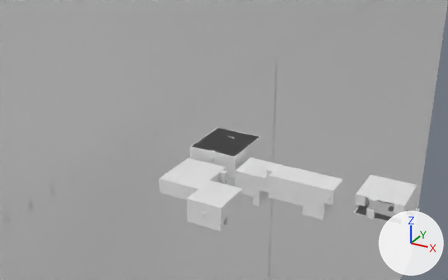
Before and after pictures for a commit that changed the Blender file scenes/intro.blend.
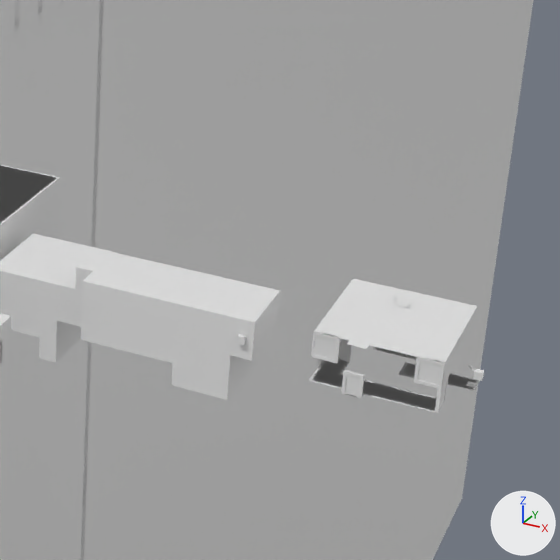
Old and new are each drawn from a 50 mm lens placed at (208.0, -242.7, 101.3), pointed at (119.1, -81.0, 20.4) and again close up on the part from 53% to 100% of the width and 25% to 100% of the height. Lighting does not change. The marker at lower right points along +X, +Y and +Z.
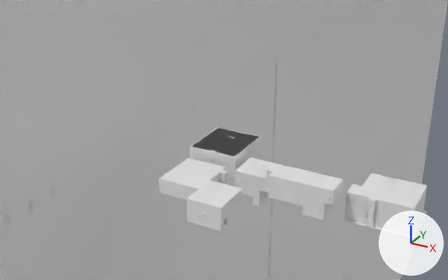
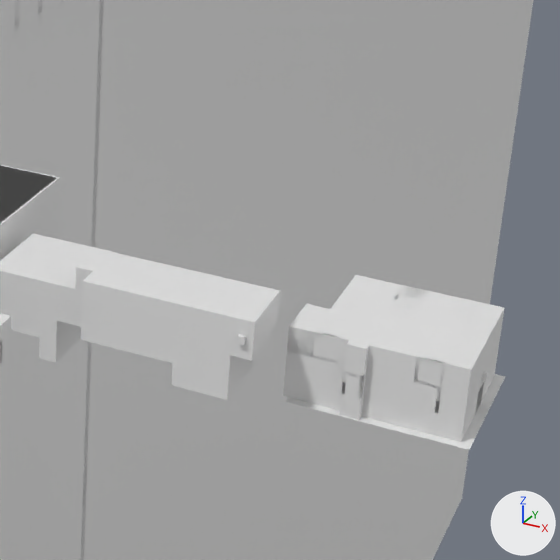
Location of each change, [x1, y1, x2, y2] in pixels of the close-ups (560 x 560 px; the box of a moved part takes in the faces that stretch with it):
```json
{"object": "Plane.026", "change": "added", "after": [283, 310, 504, 442]}
{"object": "Plane.029", "change": "reshaped", "before": [314, 279, 477, 363], "after": [314, 275, 504, 368], "on screen": "16% wider, 11% taller"}
{"object": "Plane.025", "change": "reshaped", "before": [309, 348, 480, 412], "after": [307, 381, 484, 435]}
{"object": "Plane.027", "change": "reshaped", "before": [318, 323, 468, 387], "after": [287, 284, 502, 387]}
{"object": "Plane.028", "change": "added", "after": [285, 374, 506, 450]}
{"object": "Cube.256", "change": "moved", "before": [473, 369, 484, 381], "after": [482, 371, 488, 382]}
{"part": 2, "of": "me_plane_027", "change": "added", "after": [287, 304, 330, 357]}
{"part": 3, "of": "me_plane_027", "change": "added", "after": [445, 303, 502, 387]}
{"part": 4, "of": "me_plane_027", "change": "added", "after": [392, 284, 427, 300]}
{"part": 5, "of": "me_plane_029", "change": "moved or reshaped", "before": [320, 279, 477, 363], "after": [320, 275, 504, 368]}
```

The change, as JSON lines over the scene's bpy script:
```json
{"block": "me_plane_024", "where": "# used by ob_plane_025; location = (165.5, -71.2, 0.0)"}
{"op": "remove", "block": "me_plane_024", "code": "me_plane_024.from_pydata(...)  # 36 vertices, 15 faces; spans x -4.5..13.5, y -0.8..16.2, z 0.0"}
{"op": "add", "block": "me_plane_024", "code": "me_plane_024.from_pydata(...)  # 72 vertices, 66 faces; spans x -4.5..14.0, y -0.8..16.2, z -3.0..0.0"}
{"block": "me_plane_024", "change": "me_plane_024 part 1"}
{"block": "me_plane_024", "change": "15 faces are deleted"}
{"block": "me_plane_024", "change": "2 vertices move from x 13.5, y 7.2..10.2, z 0.0 to x 14.0, y 7.2..10.2, z 0.0"}
{"block": "me_plane_024", "change": "36 new vertices lie (0.0, 0.0, -3.0) away from vertices in x -4.5..13.5, y -0.8..16.2, z 0.0"}
{"block": "me_plane_024", "change": "66 new faces join them"}
{"block": "me_plane_027", "where": "# used by ob_plane_027; location = (161.0, -66.0, 4.9); rotation_euler = (4.712, 0.0, 4.712), in degrees (270, 0, 270)"}
{"op": "remove", "block": "me_plane_027", "code": "me_plane_027.from_pydata(...)  # 30 vertices, 12 faces; spans x -11.0..5.0, y -1.7..4.9, z 0.0..15.5"}
{"op": "add", "block": "me_plane_027", "code": "me_plane_027.from_pydata(...)  # 60 vertices, 42 faces; spans x -12.2..5.0, y -1.7..4.9, z -3.0..18.5"}
{"block": "me_plane_027", "change": "me_plane_027 part 2: 12 vertices added at x -2.0..5.0, y -1.7..4.9, z -3.0"}
{"block": "me_plane_027", "change": "me_plane_027 part 3: 10 vertices added at x -11.0..5.0, y -1.7..4.9, z 18.5"}
{"block": "me_plane_027", "change": "me_plane_027 part 4: 8 vertices added at x -12.2, y -1.7..4.9, z 4.6..9.0"}
{"block": "me_plane_029", "where": "me_plane_029.from_pydata(...)  # 14 vertices, 7 faces; spans x -4.5..11.0, y -0.8..16.2, z 0.0"}
{"block": "me_plane_029", "where": "# used by ob_plane_029; location = (165.5, -71.2, 6.6)"}
{"block": "me_plane_029", "where": "# before: 10 (-4.5, 16.2, 0.0) at pixel (353, 278), 11 (-0.2, 16.2, 0.0) at pixel (386, 285), 12 (2.2, 16.2, 0.0) at pixel (405, 290)"}
{"block": "me_plane_029", "change": "me_plane_029 part 5"}
{"op": "add", "block": "me_plane_029", "code": "for i in [10, 11, 12]: me_plane_029.vertices[i].co += Vector((0.0, 1.2, 0.0))"}
{"op": "set", "path": "me_plane_029.vertices[8].co", "old": "(11.0, 0.2, 0.0)", "new": "(14.0, 0.2, 0.0)", "note": "pixel (444, 363) -> pixel (471, 369)"}
{"op": "set", "path": "me_plane_029.vertices[9].co", "old": "(11.0, 2.5, 0.0)", "new": "(14.0, 2.5, 0.0)", "note": "pixel (449, 354) -> pixel (476, 360)"}
{"op": "set", "path": "me_plane_029.vertices[13].co", "old": "(11.0, 16.2, 0.0)", "new": "(14.0, 17.4, 0.0)", "note": "pixel (477, 306) -> pixel (504, 307)"}
{"op": "add", "block": "me_plane_031", "code": ["me_plane_031 = bpy.data.meshes.new('Plane.031')", "me_plane_031.from_pydata([(-13.0, -8.0, 0.0), (9.0, -8.0, 0.0), (-13.0, 11.0, 0.0), (9.0, 11.0, 0.0)], [], [(0, 1, 3, 2)])"]}
{"op": "add", "block": "me_plane_030", "code": ["me_plane_030 = bpy.data.meshes.new('Plane.030')", "me_plane_030.from_pydata(...)  # 56 vertices, 37 faces; spans x -13.7..7.8, y -3.0..6.6, z -17.2..1.0"]}
{"op": "set", "path": "ob_cube_256.location", "old": "(179.0, -62.5, 1.5)", "new": "(179.5, -62.5, 1.5)"}
{"op": "add", "block": "ob_plane_028", "code": ["ob_plane_028 = bpy.data.objects.new('Plane.028', me_plane_031)", "ob_plane_028.location = (171.7, -64.2, -3.0)"]}
{"op": "add", "block": "ob_plane_026", "code": ["ob_plane_026 = bpy.data.objects.new('Plane.026', me_plane_030)", "ob_plane_026.location = (171.7, -71.0, 0.0)", "ob_plane_026.rotation_euler = (1.571, 0.0, 0.0)  # degrees (90, 0, 0)"]}
```
